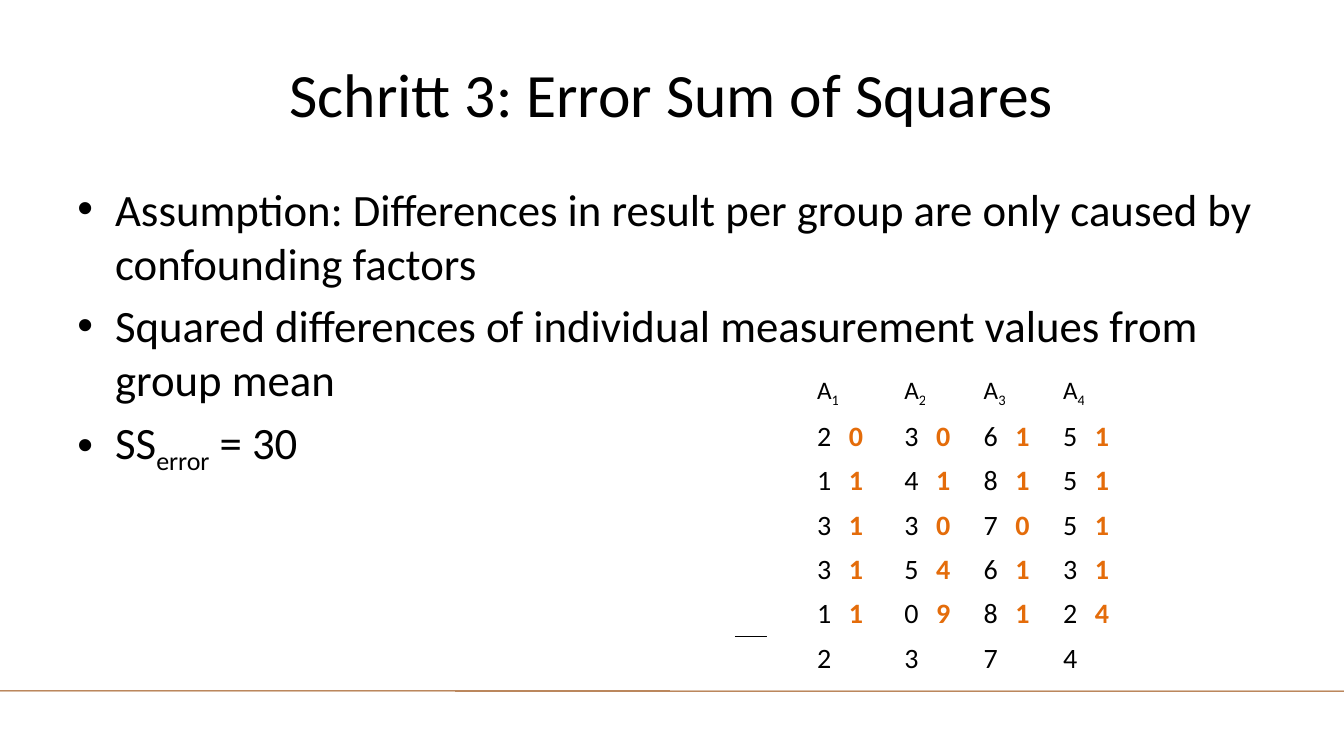
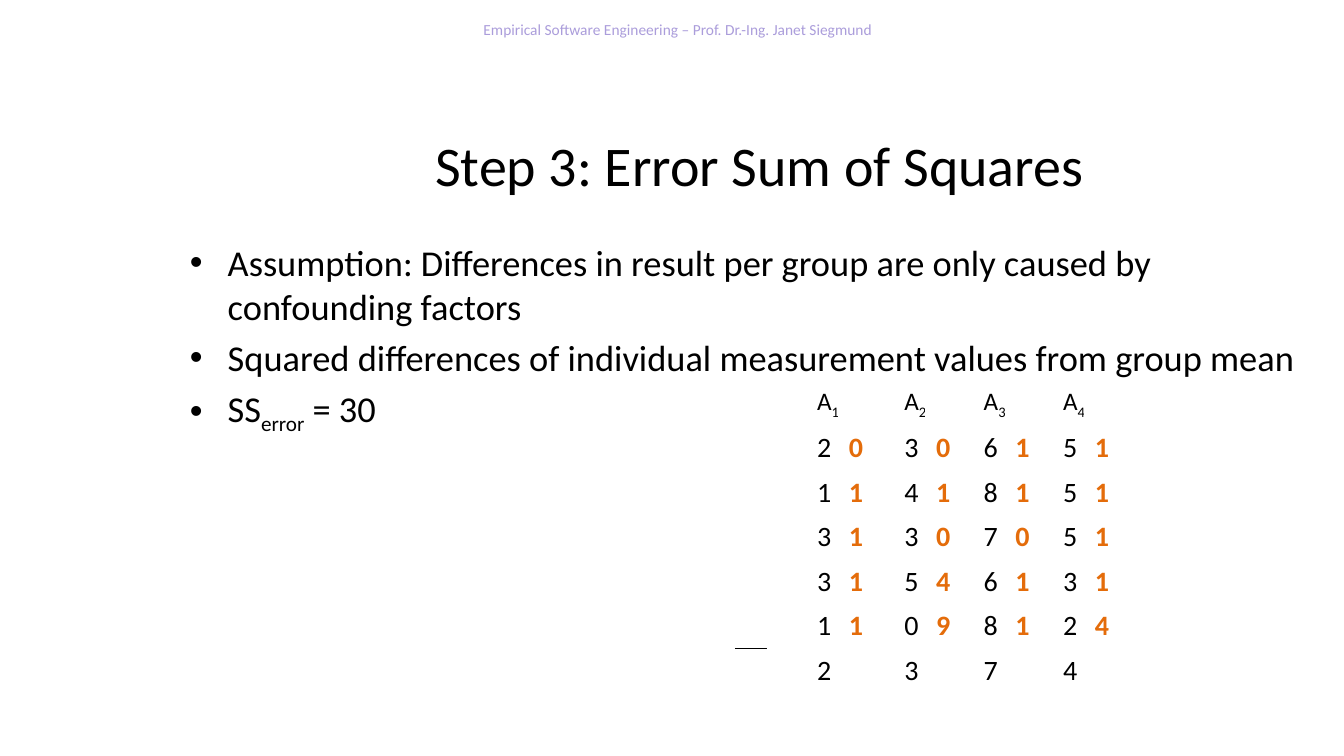
Before and after one commit to feigensp/lehre, a slide deck: slide 41 of ese/WS1920/04_Analysis.pptx (slide 40 before the commit). Drawn at 1344x756 pixels with LibreOffice and Linux fonts; fonts in the diff are those of the drawing; background and template pictures are left out. Boxes give left, top, right and bottom in pixels: in the first picture for what was removed or moved away, otherwise in the second. Text is boxed around its words. In the diff, an @@ line names an element or a change of style, - is before the commit and + after.

```diff
--- a/ese/WS1920/04_Analysis.pptx
+++ b/ese/WS1920/04_Analysis.pptx
@@ text added at [483, 24, 871, 38], 11 pt, text #AB9DDB @@
+Empirical Software Engineering – Prof. Dr.-Ing. Janet Siegmund
@@ title at [435, 147, 1084, 195]: text changed; size 44 to 40 pt @@
-Schritt 3: Error Sum of Squares
+Step 3: Error Sum of Squares
@@ text "Assumption: Differences in result per ...": place and size @@
-text "Assumption: Differences in result per ..." at [115, 195, 1251, 460]
+text "Assumption: Differences in result per ..." at [228, 250, 1294, 423]
@@ text "Assumption: Differences in result per ..." at [228, 250, 1294, 423]: size 32 to 26 pt; less space between paragraphs @@
@@ table: place and size @@
-table at [736, 370, 1134, 676]
+table at [736, 382, 1134, 688]
@@ table: place and size @@
-table at [767, 370, 1166, 676]
+table at [767, 382, 1166, 688]
@@ line removed from (0, 691) to (1344, 692) @@
```
Also in this commit, not shown: 40 other slides changed, 3 slides added, 18 slides removed, 5 other files.
